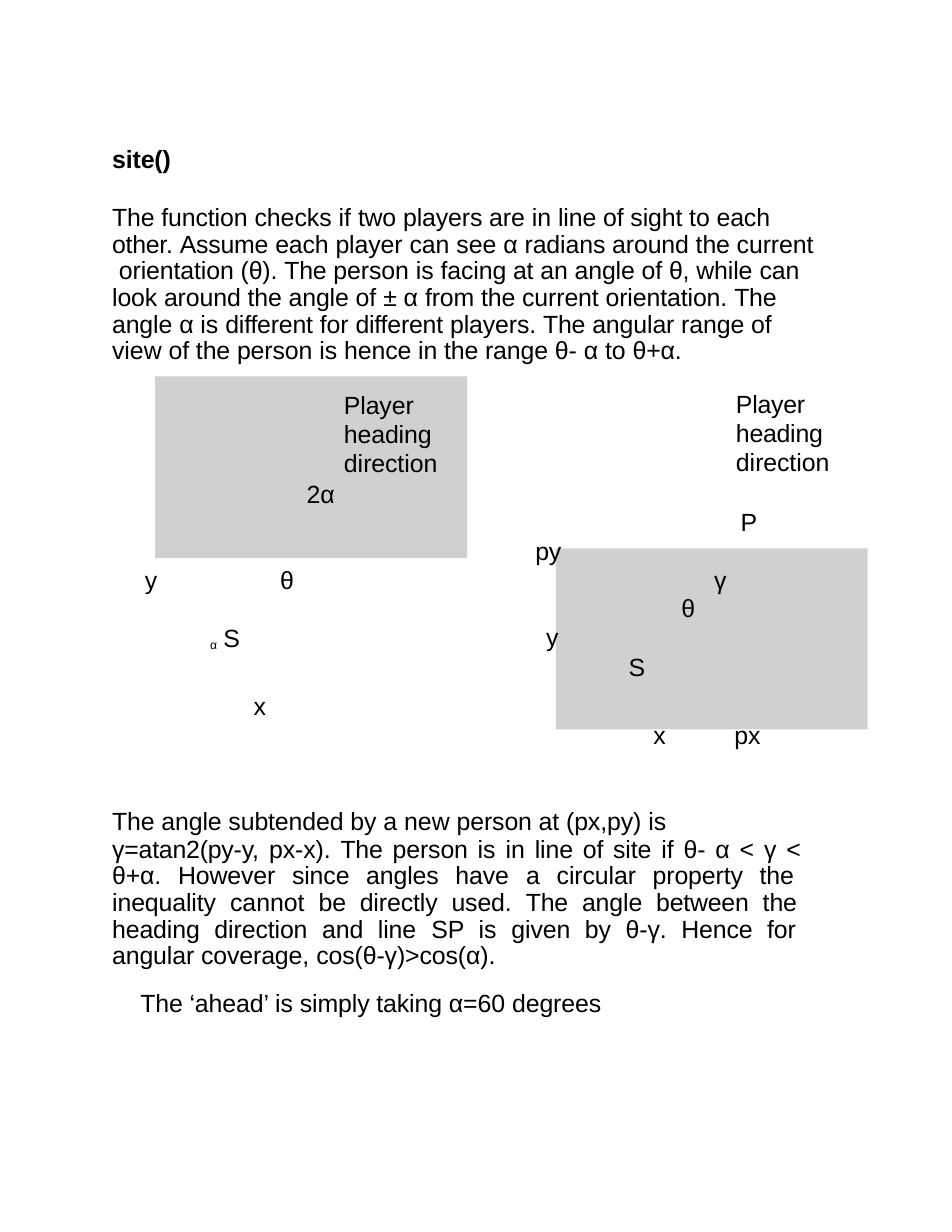
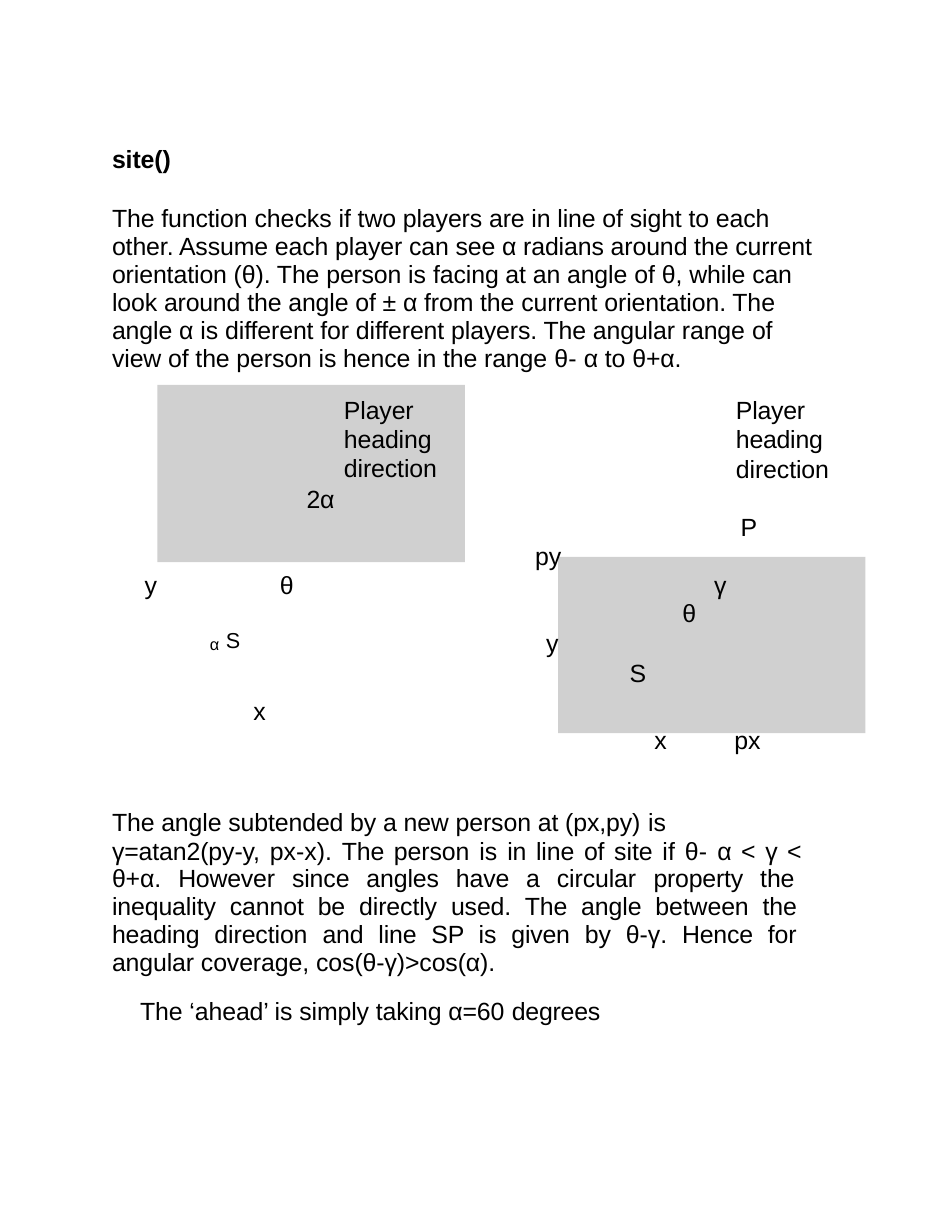
Before and after one commit to rajutkarshgupt/tinceptor_public, a slide deck: slide 11 of Mid_Presentation.pptx (slide 6 before the commit). Drawn at 952x1232 pixels with LibreOffice and Linux fonts; fonts in the diff are those of the drawing; grey boxes stand for pictures. Boxes give left, top, right and bottom in pixels: in the first picture for what was removed or moved away, otherwise in the second. Text is boxed around its words. In the diff, an @@ line names an element or a change of style, - is before the commit and + after.

```diff
--- a/Mid_Presentation.pptx
+++ b/Mid_Presentation.pptx
@@ text "site()" at box(112, 150, 812, 372): letter spacing 0 to -0.1 pt in "if in can see α can ± ..."; letter spacing -0.1 to 0 pt in "of"; letter spacing -0.1 to 0.1 pt in "θ-"; line spacing 0.9 to 18pt @@
@@ picture: place and size @@
-picture at box(155, 376, 467, 558)
+picture at box(158, 385, 466, 562)
@@ table added at box(129, 399, 846, 758), 11 rows, 3 columns @@
+ | Player / heading | Player / heading
+ | direction | direction
+ | 2α | 
+ |  | P
+ | py | 
+y | θ | γ
+ | θ | 
+α S | y | 
+ | S | 
+x |  | 
+ | x | px
@@ text removed at box(344, 396, 437, 473) @@
-Player heading direction
@@ text removed at box(736, 395, 829, 472) @@
-Player heading direction
@@ text removed at box(307, 485, 335, 504) @@
-2α
@@ text removed at box(741, 514, 758, 531) @@
-P
@@ text removed at box(535, 546, 561, 566) @@
-py
@@ picture: place and size @@
-picture at box(556, 549, 867, 730)
+picture at box(558, 557, 866, 732)
@@ text removed at box(145, 576, 157, 594) @@
-y
@@ text removed at box(280, 571, 294, 590) @@
-θ
@@ text removed at box(681, 599, 695, 618) @@
-θ
@@ text removed at box(714, 576, 726, 594) @@
-γ
@@ text removed at box(210, 629, 240, 649) @@
-α S
@@ text removed at box(546, 626, 558, 652) @@
-y
@@ text removed at box(629, 658, 646, 677) @@
-S
@@ text removed at box(254, 702, 266, 715) @@
-x
@@ text removed at box(653, 731, 665, 744) @@
-x
@@ text removed at box(734, 730, 760, 749) @@
-px
@@ text "The angle subtended by a ..." at box(112, 813, 797, 1025): letter spacing 0 to -0.1 pt in "a new", "in α < γ < a cannot ...", "is"; letter spacing -0.1 to 0 pt in "is", "px-x). θ-γ."; letter spacing -0.1 to 0.1 pt in "is θ-"; letter spacing 0 to 0.1 pt in "if"; line spacing 18.2pt to 18.7pt; line spacing 0.9 to 0.94 @@
```
Also in this commit, not shown: 5 other slides changed, 9 slides added, 1 slide removed.
